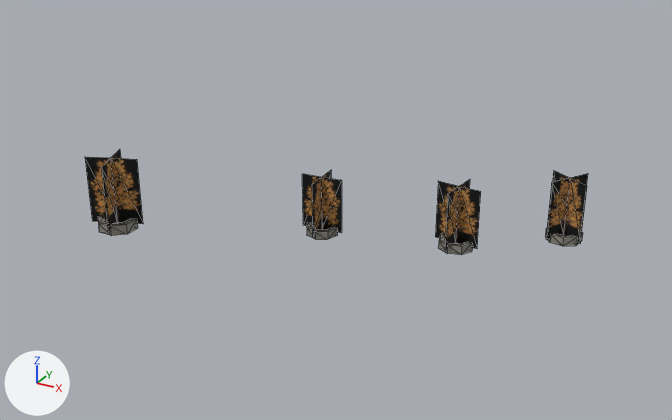
An edit to the OBJ model examples/vehicle-playground/res/models/urban/procgen-procpain-tree-park-large-x1z1.obj, drawn before and after from the same camera.
Camera for both pictures: a 50 mm camera at (46.5, -98.4, 41.4) aimed at (0.7, -15.0, -0.3). The lights are fixed; the arrows at lower left show +X, +Y and +Z. The picture after the commit comes second. Mesh edges are drawn as thin lines. Where no turn or scale is listed for an object, it has been applied to the vertices. Vertices at exactly the same position are counted once.

Names of what the first picture shows: 'procgen-procpain-tree-park-large-x1z1'.
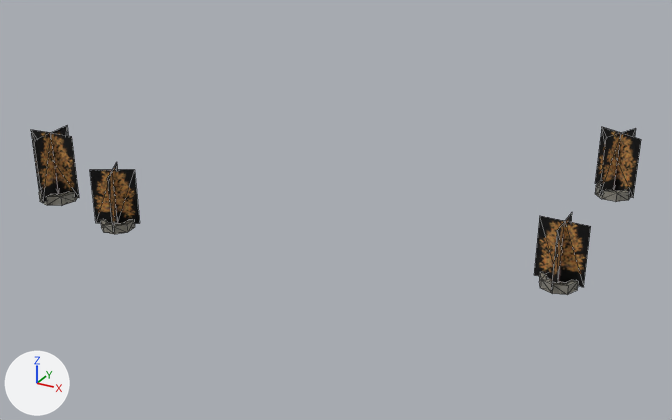
Where the change shows, as pixel boxes (x1, y1, x2, y2) in the pictures (672 x 420 px; the box of a moved part takes in the faces that stretch with it):
```json
{"object": "procgen-procpain-tree-park-large-x1z1", "change": "reshaped", "before": [85, 149, 588, 255], "after": [31, 126, 641, 295], "on screen": "21% wider, 59% taller"}
{"part": 1, "of": "me_procgen_procpain_tree_park_large_x1z1", "change": "moved or reshaped", "before": [435, 179, 481, 251], "after": [31, 126, 79, 203]}
{"part": 2, "of": "me_procgen_procpain_tree_park_large_x1z1", "change": "moved or reshaped", "before": [546, 170, 588, 243], "after": [534, 213, 591, 291]}
{"part": 3, "of": "me_procgen_procpain_tree_park_large_x1z1", "change": "moved or reshaped", "before": [85, 149, 143, 234], "after": [595, 127, 641, 198]}
{"part": 4, "of": "me_procgen_procpain_tree_park_large_x1z1", "change": "moved or reshaped", "before": [302, 170, 342, 237], "after": [90, 163, 140, 232]}
{"part": 5, "of": "me_procgen_procpain_tree_park_large_x1z1", "change": "moved or reshaped", "before": [438, 234, 472, 255], "after": [39, 190, 77, 206]}
{"part": 6, "of": "me_procgen_procpain_tree_park_large_x1z1", "change": "moved or reshaped", "before": [545, 228, 583, 246], "after": [539, 273, 578, 295]}
{"part": 7, "of": "me_procgen_procpain_tree_park_large_x1z1", "change": "moved or reshaped", "before": [98, 217, 138, 236], "after": [595, 181, 630, 202]}
{"part": 8, "of": "me_procgen_procpain_tree_park_large_x1z1", "change": "moved or reshaped", "before": [307, 223, 338, 239], "after": [101, 220, 135, 234]}
```

Edits to the scene script, one JSON object a line:
```json
{"block": "me_procgen_procpain_tree_park_large_x1z1", "where": "# used by ob_procgen_procpain_tree_park_large_x1z1; location = (0.0, 0.0, 0.0)"}
{"op": "remove", "block": "me_procgen_procpain_tree_park_large_x1z1", "code": "me_procgen_procpain_tree_park_large_x1z1.from_pydata(...)  # 168 vertices, 272 faces; spans x -19.7..27.2, y -33.3..-8.7, z 0.0..7.8"}
{"op": "add", "block": "me_procgen_procpain_tree_park_large_x1z1", "code": "me_procgen_procpain_tree_park_large_x1z1.from_pydata(...)  # 168 vertices, 272 faces; spans x -31.0..30.0, y -32.7..6.1, z 0.0..7.9"}
{"block": "me_procgen_procpain_tree_park_large_x1z1", "change": "me_procgen_procpain_tree_park_large_x1z1 part 1: the loose piece of 10 vertices spanning x 13.7..18.5, y -20.2..-15.5, z 0.5..6.7 is turned -78.1 degrees about the z axis through its middle and scaled by 1.18, then moved by (-44.3, -10.0, 0.6)"}
{"block": "me_procgen_procpain_tree_park_large_x1z1", "change": "me_procgen_procpain_tree_park_large_x1z1 part 2: the loose piece of 10 vertices spanning x 23.1..27.2, y -12.8..-8.7, z 0.5..6.8 is turned 31 degrees about the z axis through its middle and scaled by 0.977, then moved by (2.5, -10.2, -0.1)"}
{"block": "me_procgen_procpain_tree_park_large_x1z1", "change": "me_procgen_procpain_tree_park_large_x1z1 part 3: the loose piece of 10 vertices spanning x -19.7..-14.5, y -33.3..-28.1, z 0.5..7.8 is turned -135.1 degrees about the z axis through its middle and scaled by 0.955, then moved by (43.9, 34.3, -0.2)"}
{"block": "me_procgen_procpain_tree_park_large_x1z1", "change": "me_procgen_procpain_tree_park_large_x1z1 part 4: the loose piece of 10 vertices spanning x 0.3..4.8, y -23.7..-19.2, z 0.4..6.3 is turned 25.1 degrees about the z axis through its middle and scaled by 1.04, then moved by (-19.7, -9.2, 0.1)"}
{"block": "me_procgen_procpain_tree_park_large_x1z1", "change": "me_procgen_procpain_tree_park_large_x1z1 part 5: the loose piece of 32 vertices spanning x 14.3..17.9, y -19.7..-16.1, z 0.0..0.9 is turned -78.1 degrees about the z axis through its middle and scaled by 1.18, then moved by (-44.3, -10.0, 0.1)"}
{"block": "me_procgen_procpain_tree_park_large_x1z1", "change": "me_procgen_procpain_tree_park_large_x1z1 part 6: the loose piece of 32 vertices spanning x 23.3..26.9, y -12.5..-8.9, z 0.0..0.9 is turned 31 degrees about the z axis through its middle and scaled by 0.977, then moved by (2.5, -10.2, 0.0)"}
{"block": "me_procgen_procpain_tree_park_large_x1z1", "change": "me_procgen_procpain_tree_park_large_x1z1 part 7: the loose piece of 32 vertices spanning x -19.1..-15.1, y -32.7..-28.7, z 0.0..1.1 is turned -135.1 degrees about the z axis through its middle and scaled by 0.955, then moved by (43.9, 34.3, 0.0)"}
{"block": "me_procgen_procpain_tree_park_large_x1z1", "change": "me_procgen_procpain_tree_park_large_x1z1 part 8: the loose piece of 32 vertices spanning x 0.9..4.3, y -23.2..-19.7, z 0.0..0.9 is turned 25.1 degrees about the z axis through its middle and scaled by 1.04, then moved by (-19.7, -9.2, 0.0)"}
```
